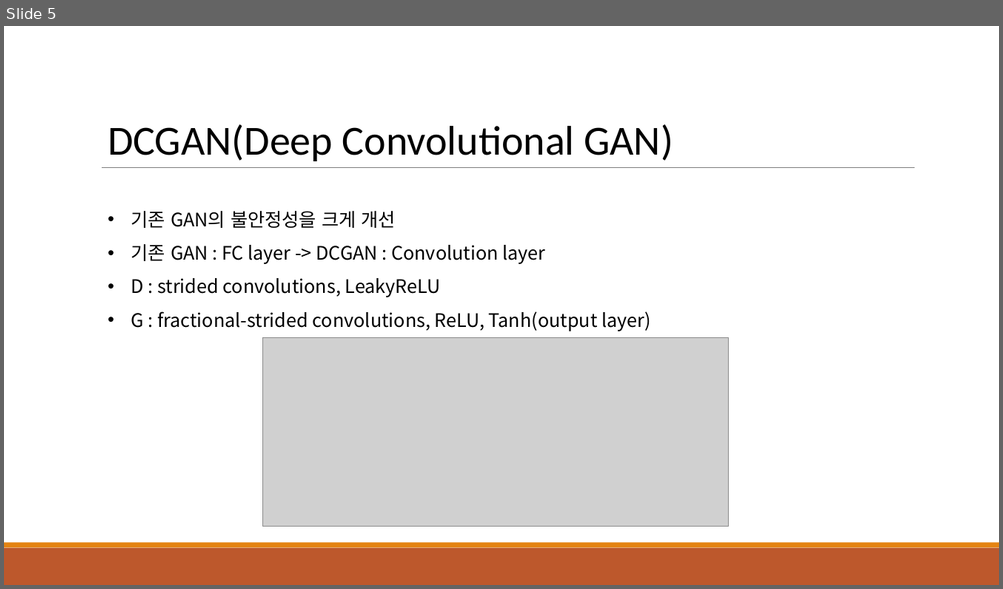
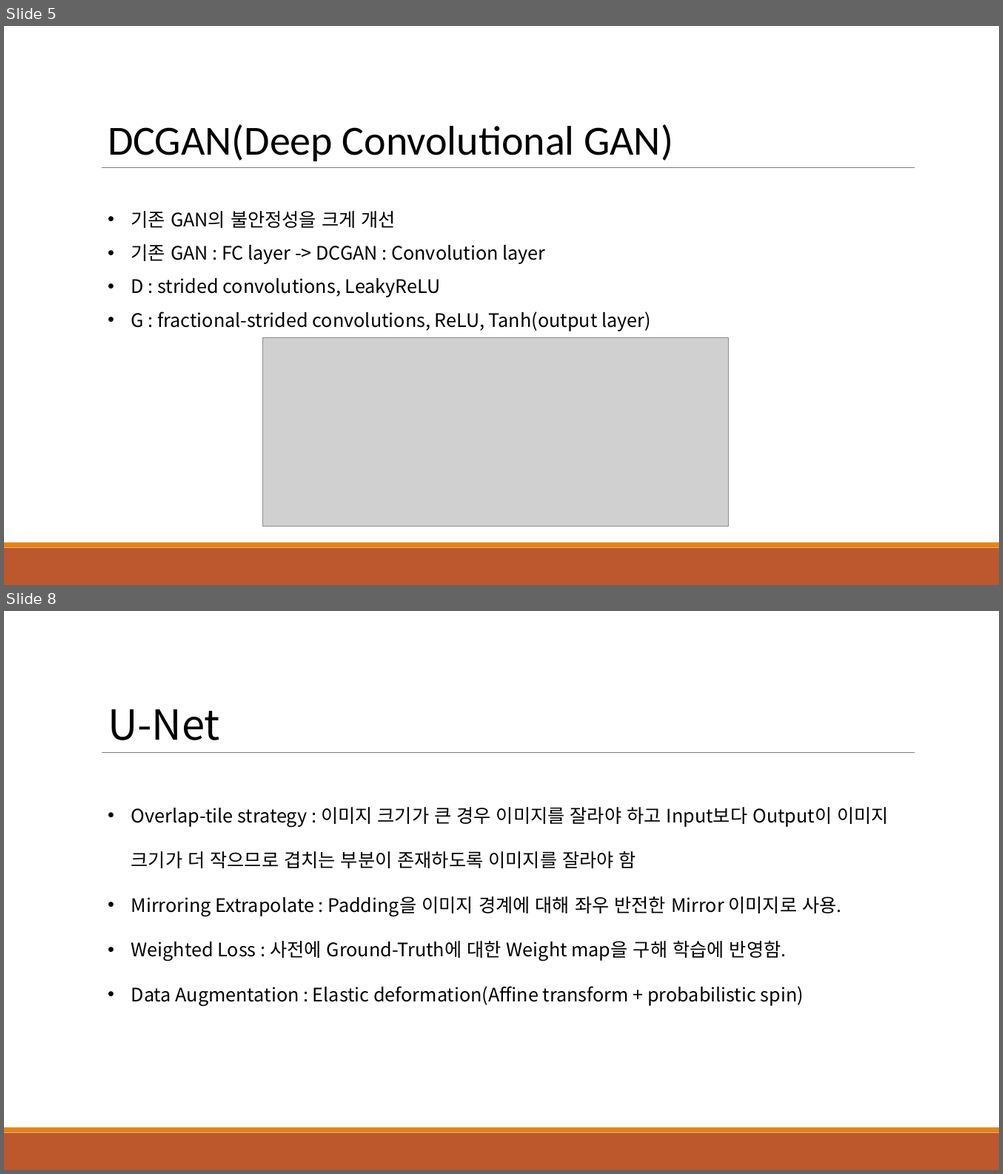
Before and after one commit to HolywaterPark/CVmodel, a slide deck: CVmodel.pptx. Shown one above the other, each under a label of ours: slide 5 before the commit, slides 5 and 8 after it; the slides between them are not shown. The pictures are 1003x589 and 1003x1174 pixels, drawn with LibreOffice and Linux fonts; fonts in the diff are those of the drawing; grey boxes stand for pictures. Boxes give left, top, right and bottom in pixels: in the first picture for what was removed or moved away, otherwise in the second. Text is boxed around its words. In the diff, an @@ line names an element or a change of style, - is before the commit and + after.

```diff
--- a/CVmodel.pptx
+++ b/CVmodel.pptx
@@ slide 8 added at <box>4,611,999,1170</box>, background #FFFFFF; not listed: 3 template elements that a slide beside it also shows @@
@@ text added at <box>108,709,889,1006</box>, 18 pt, text #000000 @@
+U-Net
+• Overlap-tile strategy : 이미지 크기가 큰 경우 이미지를 잘라야 하고 Input보다 Output이 이미지 크기가 더 작으므로 겹치는 부분이 존재하도록 이미지를 잘라야 함
+• Mirroring Extrapolate : Padding을 이미지 경계에 대해 좌우 반전한 Mirror 이미지로 사용.
+• Weighted Loss : 사전에 Ground-Truth에 대한 Weight map을 구해 학습에 반영함.
+• Data Augmentation : Elastic deformation(Affine transform + probabilistic spin)
```
Also in this commit, not shown: 3 other slides added.
